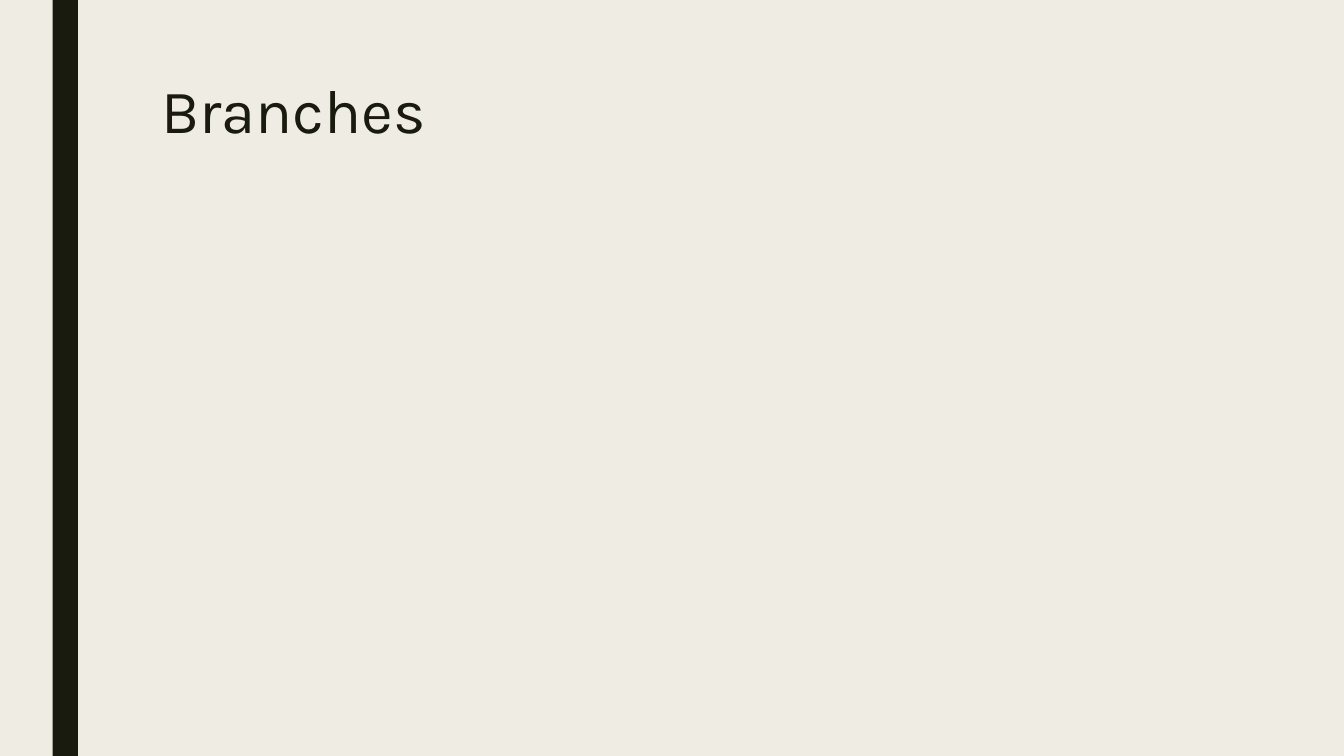
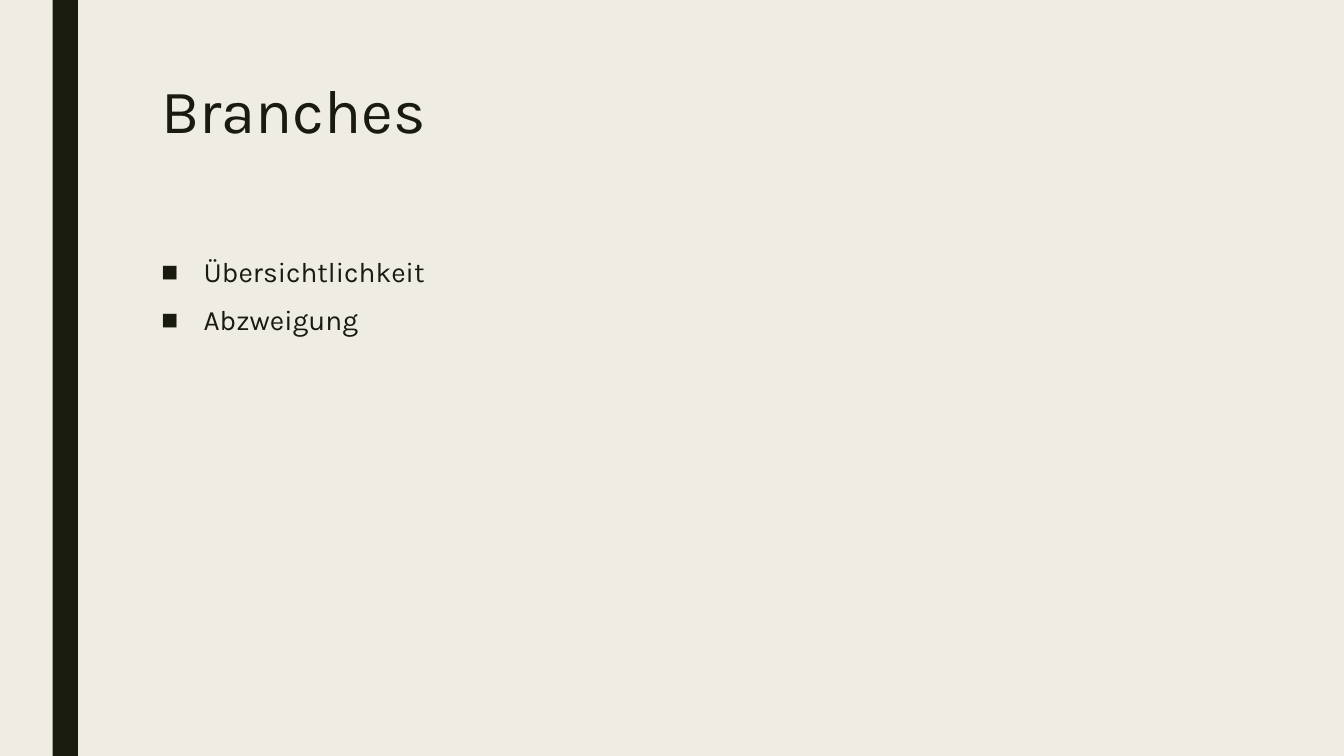
Before and after one commit to marcretzlaff/projektarbeit, a slide deck: slide 8 of GIT.pptx. Drawn at 1344x756 pixels with LibreOffice and Linux fonts; fonts in the diff are those of the drawing. Boxes give left, top, right and bottom in pixels: in the first picture for what was removed or moved away, otherwise in the second. Text is boxed around its words. In the diff, an @@ line names an element or a change of style, - is before the commit and + after.

```diff
--- a/GIT.pptx
+++ b/GIT.pptx
@@ text added at (204,259,425,337), 20 pt, text #191B0E @@
+■ Übersichtlichkeit
+■ Abzweigung
```
Also in this commit, not shown: 5 other slides changed, 9 slides added, 8 slides removed.
